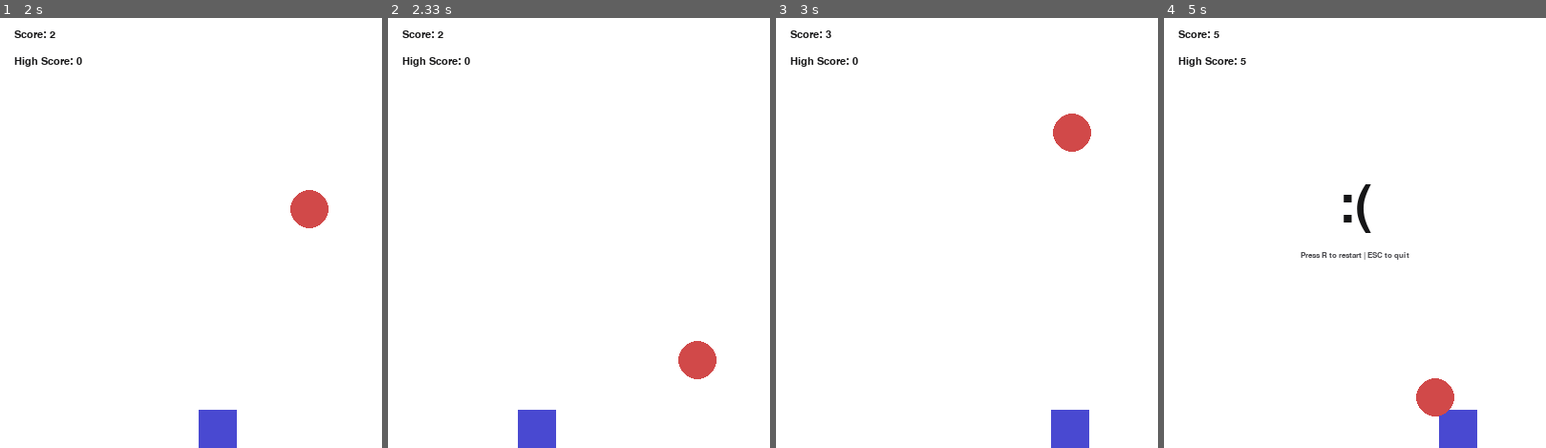
Above: before the commit, frames 1-4 (left to right).
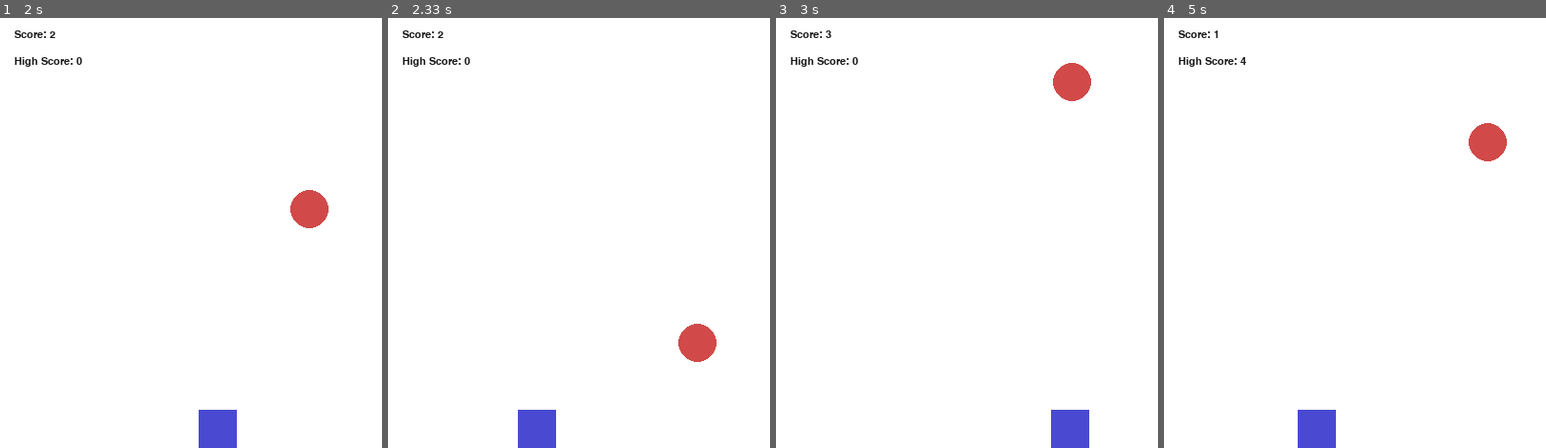
Above: after the commit, the same moments.

Repository: cwrlcarl/pygame-mini-games
Game: pygame game, started from dodge-object/main.py
Two runs of this game, one before a commit and one after it. Both use one fixed random seed, a clock stepped at 60 frames per second and the inputs below.
Inputs:
- Up to frame 1 (2 s): hold Right 0.33-0.8 s; hold Right 0.83-1.3 s; hold Left 1.33-1.87 s; hold Left from 1.9 s (still down)
- Up to frame 2 (2.33 s): release Left at 2.3 s
- Up to frame 3 (3 s): hold Right 2.33-2.97 s
- Up to frame 4 (5 s): hold Left 3-3.47 s; hold Right 3.5-3.97 s; tap R at 4.5 s; hold Left from 4.83 s (still down)

Frame 1 is identical in both runs. In frame 2, 0.8% of the frame differs, in the area x 76-86%, y 71-84%; in frame 3, 1.4%; in frame 4, 3.7%, in the area x 13-90%, y 2-100%.

Commit message:
Update next fall speed increase

Diff:
--- a/dodge-object/main.py
+++ b/dodge-object/main.py
@@ -102,7 +102,7 @@
 
     score = 0
     fall_speed = FALL_SPEED
-    next_speed_increase = 2
+    next_speed_increase = 10
     game_over = False
 
     return player_rect, object_rect, score, fall_speed, next_speed_increase, game_over
@@ -126,7 +126,7 @@
     score = 0
     high_score = 0
     fall_speed = FALL_SPEED
-    next_speed_increase = 2
+    next_speed_increase = 10
     game_over = False
 
     clock = pygame.time.Clock()
@@ -137,7 +137,7 @@
 
         if score >= next_speed_increase:
             fall_speed += 1
-            next_speed_increase += 2
+            next_speed_increase += 10
 
         for event in pygame.event.get():
             if event.type == pygame.QUIT:
